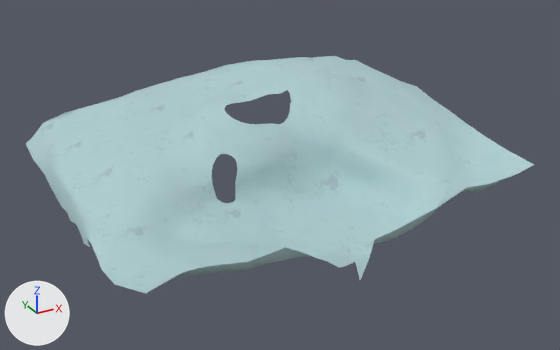
An edit to the FBX model G-Lab-E/Assets/kubokawa/Models/stage_winter/field_winter_ice_mountain.fbx, drawn before and after from the same camera.
The view is the same before and after, from a 50 mm camera at (-52.1, 146.4, 50.1) aimed at (2.1, 244.9, 0.8). The lights are fixed; the arrows at lower left show +X, +Y and +Z. Where no turn or scale is listed for an object, it has been applied to the vertices.

Objects in the first picture: 'field_winter_ice_mountain'.
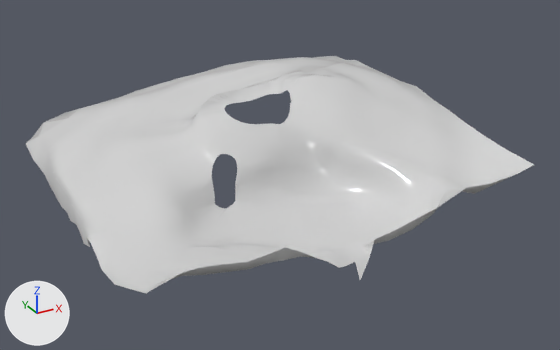
The change, as a list of edits to the scene's bpy script:
```text
Add mat_field_winter_snow_mt:
    mat_field_winter_snow_mt = principled_material('field_winter_snow_MT')
    mat_field_winter_snow_mt.base_color = (0.663, 0.663, 0.663)  # light grey #d5d5d5
    mat_field_winter_snow_mt.roughness = 0.2
Change me_mesh:
    where me_mesh.from_pydata(...)  # 1025 vertices, 979 faces; spans x -30.7..31.0, y -32.0..30.3, z -7.0..10.8
    used by ob_field_winter_ice_mountain; location = (-0.7, 249.7, 3.9)
    remove me_mesh.materials.append(mat_field_winter_tilling_ice_mountain_mt)
    me_mesh part 1: 39 of 1025 vertices moved; they spanned x -24.8..-8.8, y -20.5..-8.4, z -3.3..2.0 and now span x -24.8..-8.8, y -20.5..-8.4, z -3.4..2.1; mean shift (0.3, -0.1, 0.4); largest move (-20.8, -14.9, -2.5) -> (-18.9, -15.3, 0.2)
    add me_mesh.materials.append(mat_field_winter_snow_mt)  # light grey #d5d5d5
```

Changed parts and their boxes (x1, y1, x2, y2) in the pictures (560 x 350 px; the box of a moved part takes in the faces that stretch with it):
'field_winter_ice_mountain', recoloured, reshaped (grey to white): (26, 56, 534, 293) in both
part 1 of me_mesh, moved or reshaped: (115, 170, 246, 270) in both
